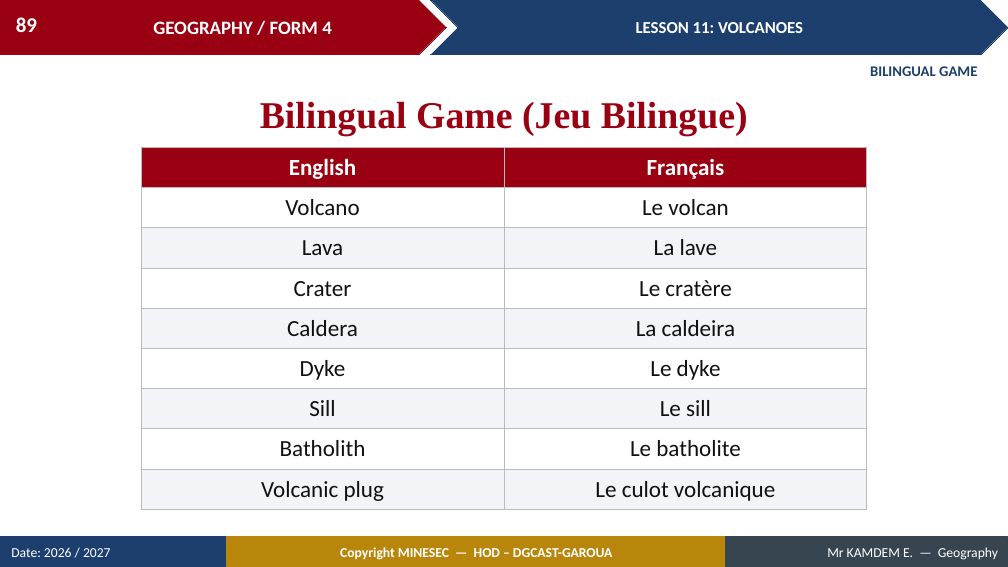
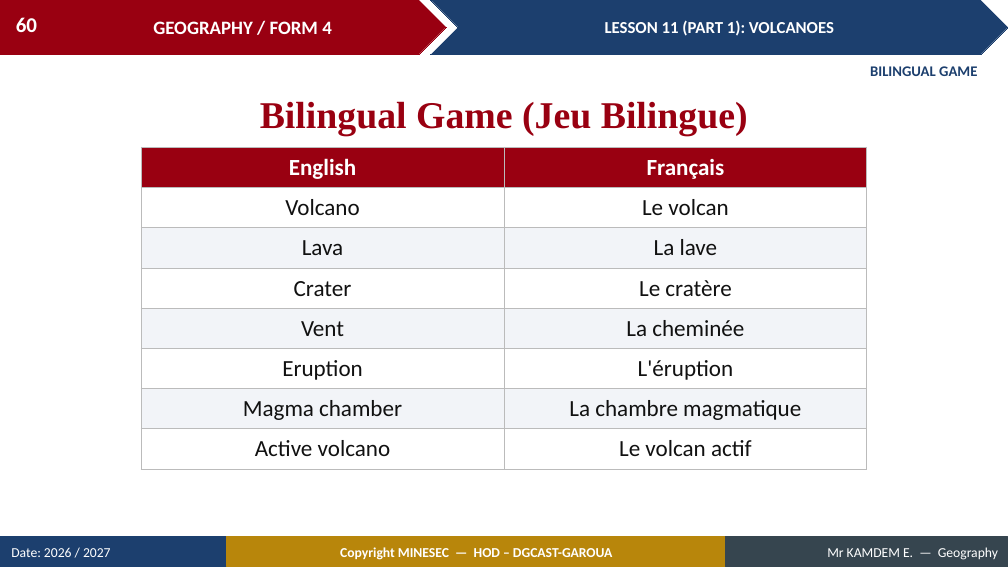
Before and after one commit to Berthautk/linea-github, a slide deck: slide 60 of lecons/F3/14_FORM4_LESSON11_Volcanoes.pptx (slide 89 before the commit). Drawn at 1008x567 pixels with LibreOffice and Linux fonts; fonts in the diff are those of the drawing. Boxes give left, top, right and bottom in pixels: in the first picture for what was removed or moved away, otherwise in the second. Text is boxed around its words. In the diff, an @@ line names an element or a change of style, - is before the commit and + after.

```diff
--- a/lecons/F3/14_FORM4_LESSON11_Volcanoes.pptx
+++ b/lecons/F3/14_FORM4_LESSON11_Volcanoes.pptx
@@ page number at <box>16,17,37,32</box>: text changed @@
-89
+60
@@ text in chevron at <box>605,20,834,36</box>: text changed @@
-LESSON 11: VOLCANOES
+LESSON 11 (PART 1): VOLCANOES
@@ table at <box>141,147,867,460</box> @@
-row 5: Caldera | La caldeira
-row 6: Dyke | Le dyke
-row 7: Sill | Le sill
-row 8: Batholith | Le batholite
-row 9: Volcanic plug | Le culot volcanique
+row 5: Vent | La cheminée
+row 6: Eruption | L'éruption
+row 7: Magma chamber | La chambre magmatique
+row 8: Active volcano | Le volcan actif
```
Also in this commit, not shown: 62 other slides changed, 1 slide added, 31 slides removed, 13 other files.
